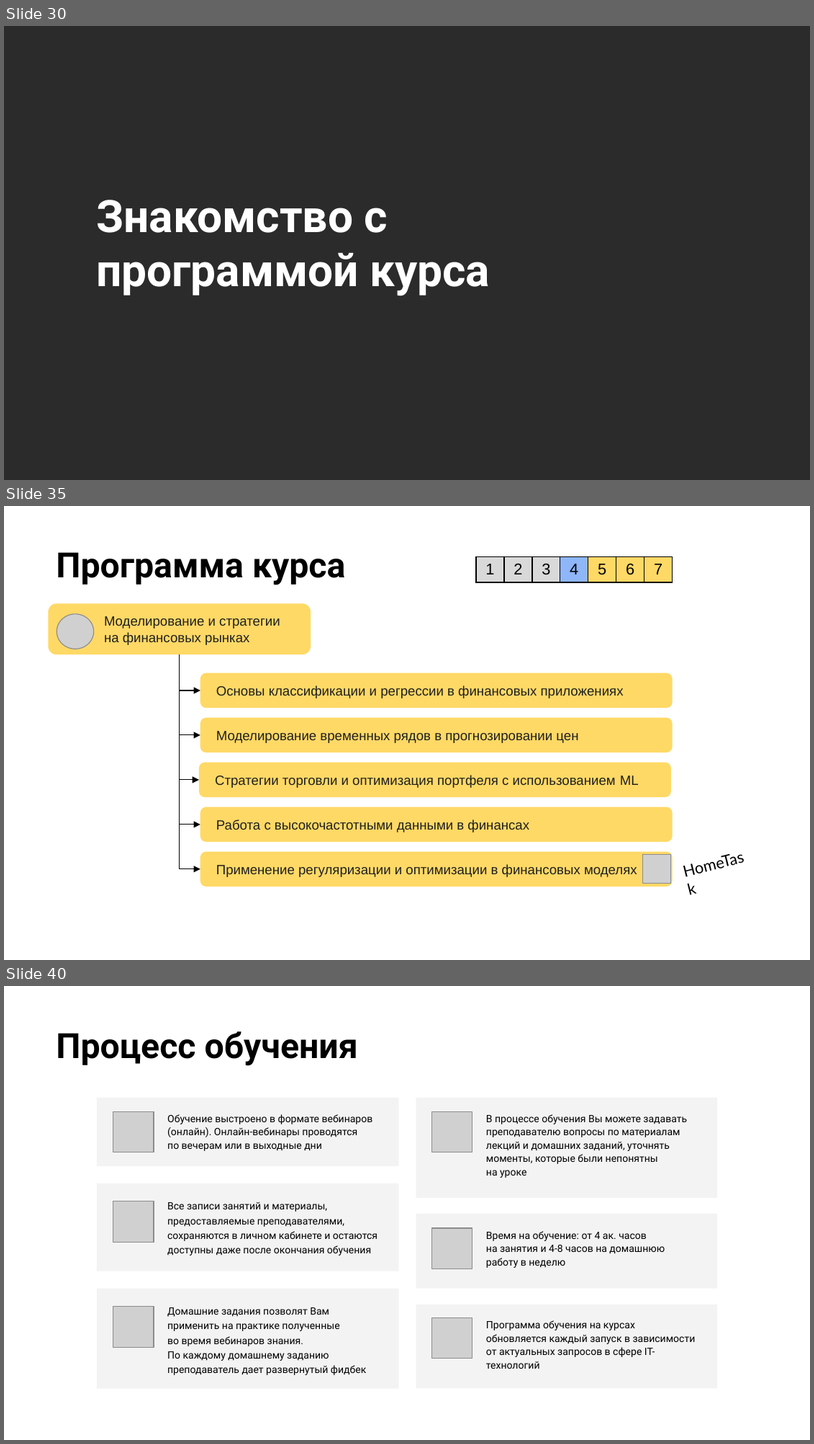
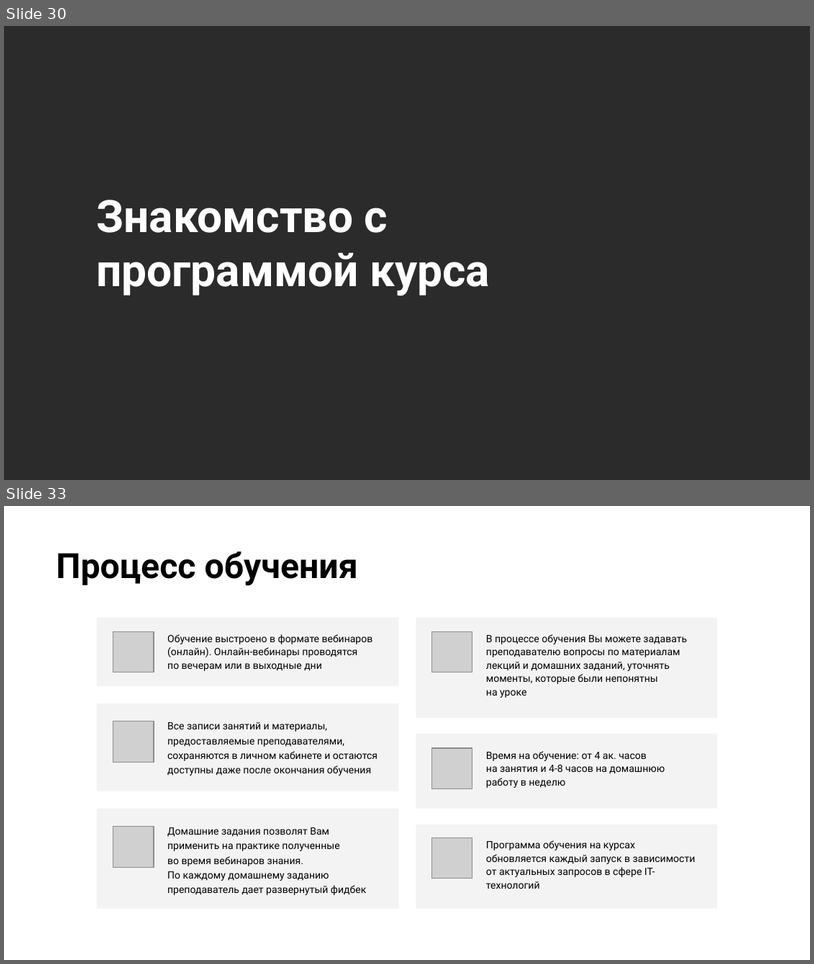
Before and after one commit to stureiko/Otus_lectures, a slide deck: FinML/Open_day_RL_algorithms_in_finance/Presentation/RL_in_finance.pptx. Shown one above the other, each under a label of ours: slides 30, 35 and 40 before the commit, slides 30 and 33 after it; the slides between them are not shown. The pictures are 814x1444 and 814x964 pixels, drawn with LibreOffice and Linux fonts; fonts in the diff are those of the drawing; grey boxes stand for pictures; background and template pictures are left out; a plain dark background stands for a picture behind light text. Boxes give left, top, right and bottom in pixels: in the first picture for what was removed or moved away, otherwise in the second. Text is boxed around its words. In the diff, an @@ line names an element or a change of style, - is before the commit and + after.

```diff
--- a/FinML/Open_day_RL_algorithms_in_finance/Presentation/RL_in_finance.pptx
+++ b/FinML/Open_day_RL_algorithms_in_finance/Presentation/RL_in_finance.pptx
@@ slide 35 removed at [4, 506, 810, 960], background picture (left out) @@
@@ title removed at [56, 552, 345, 585] @@
-Программа курса
@@ table removed at [476, 557, 674, 584], 1 rows, 7 columns @@
-1 | 2 | 3 | 4 | 5 | 6 | 7
@@ rounded rectangle removed at [49, 604, 311, 654] @@
-Моделирование и стратегии на финансовых рынках
@@ picture removed at [57, 614, 93, 649] @@
@@ elbow arrow removed from (180, 654) to (201, 690) @@
@@ elbow arrow removed from (180, 654) to (201, 735) @@
@@ elbow arrow removed from (180, 654) to (199, 780) @@
@@ elbow arrow removed from (180, 654) to (201, 824) @@
@@ elbow arrow removed from (180, 654) to (201, 869) @@
@@ rounded rectangle removed at [201, 673, 674, 708] @@
-Основы классификации и регрессии в финансовых приложениях
@@ rounded rectangle removed at [201, 717, 674, 752] @@
-Моделирование временных рядов в прогнозировании цен
@@ rounded rectangle removed at [199, 762, 671, 797] @@
-Стратегии торговли и оптимизация портфеля с использованием ML
@@ rounded rectangle removed at [201, 807, 674, 842] @@
-Работа с высокочастотными данными в финансах
@@ rounded rectangle removed at [201, 851, 674, 886] @@
-Применение регуляризации и оптимизации в финансовых моделях
@@ text removed at [673, 840, 759, 887] @@
-HomeTask
@@ picture removed at [643, 854, 671, 883] @@
@@ what was slide 40 is now slide 33 @@
```
Also in this commit, not shown: 1 slide changed, 6 other slides removed, 44 other files.
